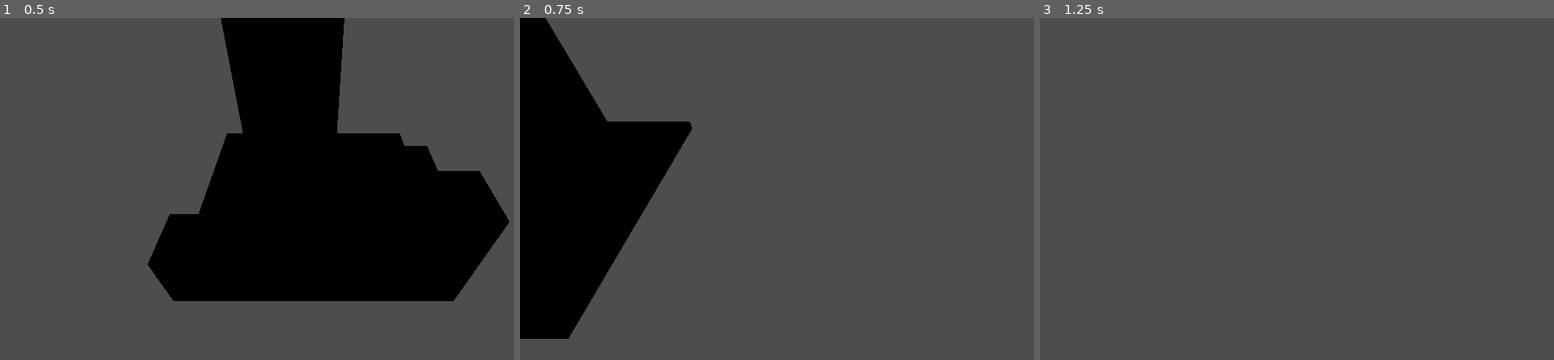
Above: before the commit, frames 1-3 (left to right).
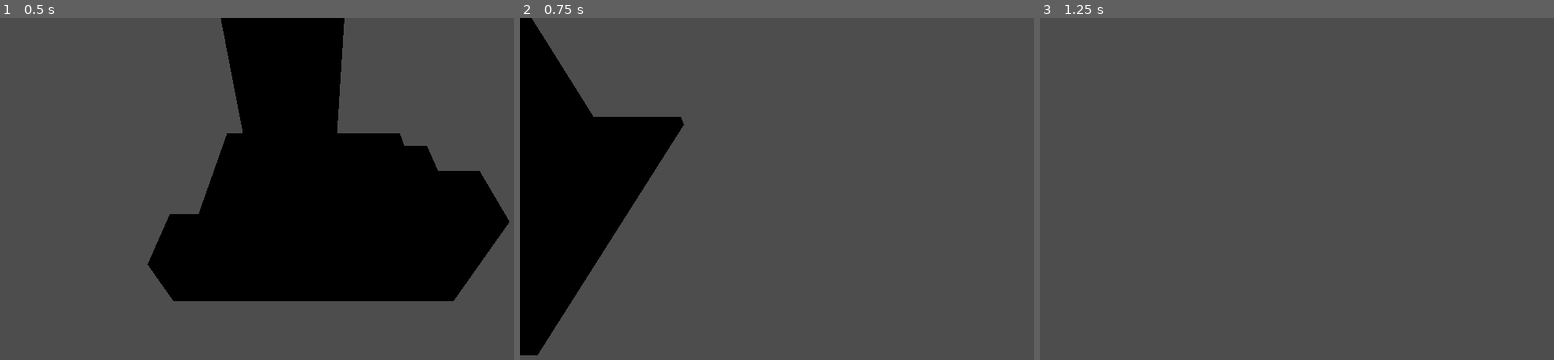
Above: after the commit, the same moments.

Repository: TomMurray/ld54
Game: Godot game, scene res://scenes/levels/test_level.tscn
Same seed, same stepped clock (60 frames per second), same inputs: the game is played once before the commit and once after it.
Inputs (mouse positions are in pixels of both pictures, inside the frame that each line leads up to):
- Up to frame 1 (0.5 s): no input
- Up to frame 2 (0.75 s): tap Enter at 0.5 s; move the mouse to (972, 175) at 0.52 s; hold D (move_right) from 0.53 s (still down); tap Mouse wheel up (zoom_in) at 0.6 s; click (972, 175) at 0.67 s
- Up to frame 3 (1.25 s): keep holding D (move_right); tap Mouse wheel down (zoom_out) at 0.8 s

Frame 1 is identical in both runs. In frame 2, 3.0% of the frame differs, in the area x 0-34%, y 0-99%; in frame 3, nothing differs.

Commit message:
Add some more mouse controls for the camera

Diff:
--- a/project.godot
+++ b/project.godot
@@ -57,3 +57,13 @@
 "events": [Object(InputEventKey,"resource_local_to_scene":false,"resource_name":"","device":-1,"window_id":0,"alt_pressed":false,"shift_pressed":false,"ctrl_pressed":false,"meta_pressed":false,"pressed":false,"keycode":0,"physical_keycode":81,"key_label":0,"unicode":113,"echo":false,"script":null)
 ]
 }
+rotate_drag={
+"deadzone": 0.5,
+"events": [Object(InputEventMouseButton,"resource_local_to_scene":false,"resource_name":"","device":-1,"window_id":0,"alt_pressed":false,"shift_pressed":false,"ctrl_pressed":false,"meta_pressed":false,"button_mask":0,"position":Vector2(0, 0),"global_position":Vector2(0, 0),"factor":1.0,"button_index":3,"canceled":false,"pressed":false,"double_click":false,"script":null)
+]
+}
+move_drag={
+"deadzone": 0.5,
+"events": [Object(InputEventMouseButton,"resource_local_to_scene":false,"resource_name":"","device":-1,"window_id":0,"alt_pressed":false,"shift_pressed":false,"ctrl_pressed":false,"meta_pressed":false,"button_mask":0,"position":Vector2(0, 0),"global_position":Vector2(0, 0),"factor":1.0,"button_index":2,"canceled":false,"pressed":false,"double_click":false,"script":null)
+]
+}
--- a/scripts/player_controller.gd
+++ b/scripts/player_controller.gd
@@ -2,20 +2,44 @@
 extends Node3D
 
 @export var move_speed_per_sec : float = 30.0
-@export var rotate_deg_per_sec : float = 100.0
+@export var move_speed_drag : float = 25.0
+@export var rotate_deg_per_sec : float = 200.0
+@export var rotate_drag_deg : float = 360.0
 @export var max_zoom : float = 0.2
 @export var min_zoom : float = 2.0
 @export var zoom_step : float = 0.1
 @onready var cam : Camera3D = $Camera3D
 @onready var cam_offset_original : Vector3 = cam.position
-var zoom : float = 1.0
+var zoom : float = 0.5
+
+func _move_in_facing_direction(delta : Vector3):
+	var flattened_x_basis = -transform.basis.x.slide(Vector3.UP)
+	var flattened_z_basis = -transform.basis.z.slide(Vector3.UP)
+	delta = delta.x * flattened_x_basis + delta.z * flattened_z_basis
+	position += delta
+
+func _rotate_camera_deg(delta : float):
+	rotate(Vector3.UP, deg_to_rad(delta))
+
+func _on_zoom_changed():
+	zoom = clamp(zoom, 0.0, 1.0)
+	cam.position = cam_offset_original * lerpf(min_zoom, max_zoom, zoom)
 
 func _input(event):
 	if event.is_action("zoom_out"):
+		zoom -= (event as InputEventMouseButton).factor * zoom_step
+		_on_zoom_changed()
+	elif event.is_action("zoom_in"):
 		zoom += (event as InputEventMouseButton).factor * zoom_step
-	elif event.is_action("zoom_in"):
-		zoom -= (event as InputEventMouseButton).factor * zoom_step
-	cam.position = cam_offset_original * zoom
+		_on_zoom_changed()
+	elif event is InputEventMouseMotion:
+		var moved = (event as InputEventMouseMotion).relative
+		if Input.is_action_pressed("rotate_drag"):
+			var rotation = (moved.x / get_viewport().get_visible_rect().size.x) * rotate_drag_deg
+			rotate(Vector3.UP, deg_to_rad(rotation))
+		if Input.is_action_pressed("move_drag"):
+			var delta_pos = (-moved / get_viewport().get_visible_rect().size) * move_speed_drag
+			_move_in_facing_direction(Vector3(delta_pos.x, 0.0, delta_pos.y))
 
 # Called every frame. 'delta' is the elapsed time since the previous frame.
 func _process(delta):
@@ -37,15 +61,7 @@
 		elif Input.is_action_pressed("rotate_clockwise"):
 			rotation_delta -= 1.0
 
-		# This slightly arcane looking statement means:
-		# Take the vector representing the way the camera is looking
-		# and slide it along a flat plane, which has the effect of removing
-		# any rotation that would face it down or upwards
-		var flattened_x_basis = -transform.basis.x.slide(Vector3.UP)
-		var flattened_z_basis = -transform.basis.z.slide(Vector3.UP)
-		pos_delta = pos_delta.x * flattened_x_basis + pos_delta.z * flattened_z_basis
-
-		position += pos_delta
-		rotate(Vector3.UP, deg_to_rad(rotation_delta * rotate_deg_per_sec * delta))
+		_move_in_facing_direction(pos_delta)
+		_rotate_camera_deg(rotation_delta * rotate_deg_per_sec * delta)
 
 	cam.look_at(position)
Not shown, changed: .gitignore
